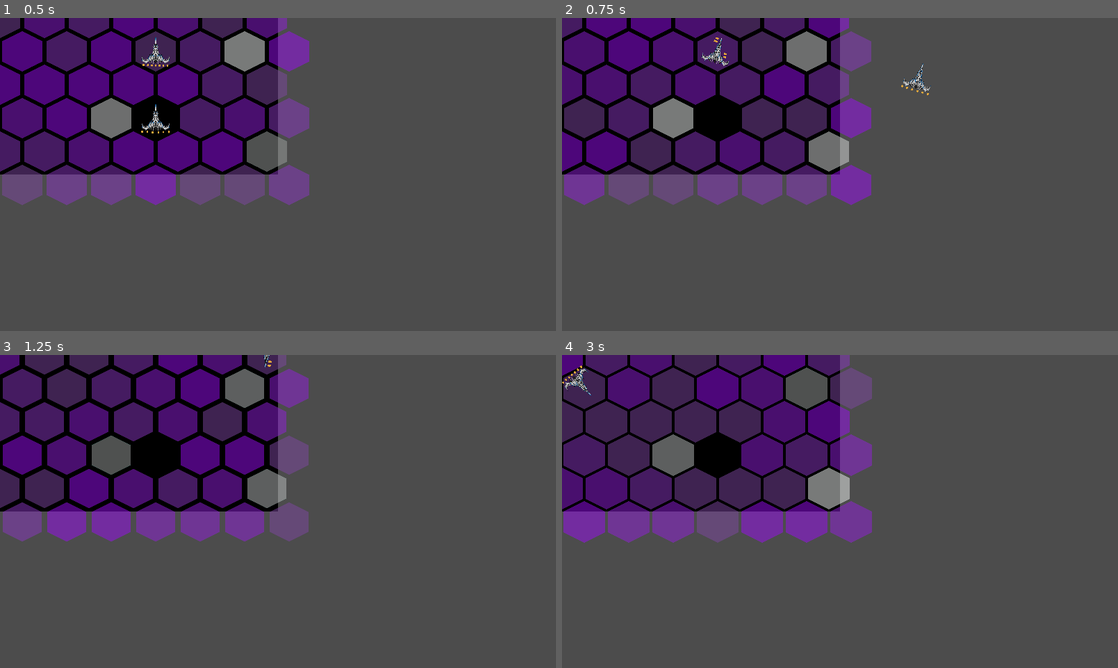
Above: before the commit, frames 1-4 (two rows, left to right).
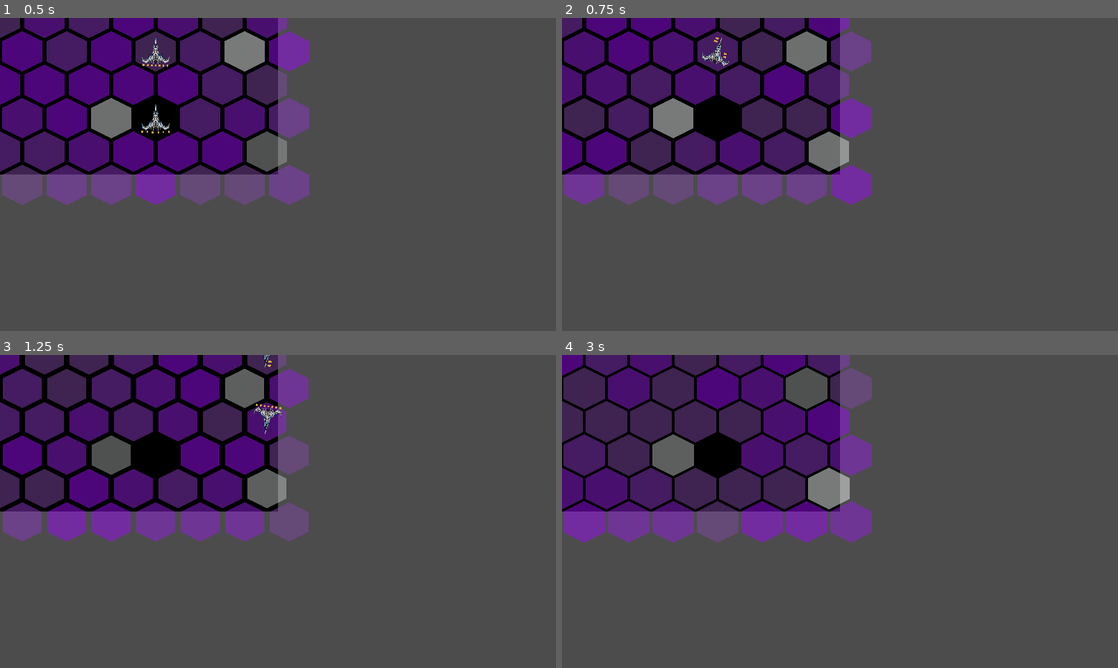
Above: after the commit, the same moments.

Repository: jacknick7/light-speed
Game: Godot game, scene res://Level.tscn
Two runs of this game, one before a commit and one after it. Both use one fixed random seed, a clock stepped at 60 frames per second and the inputs below. The project has no main scene, so this scene is started directly.
Inputs:
- Up to frame 1 (0.5 s): no input
- Up to frame 2 (0.75 s): hold Right (ui_right) from 0.53 s (still down); tap Space (ui_select) at 0.6 s
- Up to frame 3 (1.25 s): keep holding Right (ui_right); tap Space (ui_select) at 0.77, 1.07 s
- Up to frame 4 (3 s): release Right (ui_right) at 1.28 s; hold Left (ui_left) 1.28-2.03 s; tap Space (ui_select) at 1.35, 1.52, 1.82, 2.1, 2.85 s; hold Right (ui_right) from 2.03 s (still down)

Frame 1 is identical in both runs. In frame 2, 0.1% of the frame differs, in the area x 61-67%, y 14-25%; in frame 3, 0.1%, in the area x 45-51%, y 15-26%; in frame 4, 0.1%.

Commit message:
fixed Player movement in the matrix

Diff:
--- a/light-speed/Player.tscn
+++ b/light-speed/Player.tscn
@@ -26,6 +26,10 @@
 "speed": 5.0
 } ]
 
+[sub_resource type="CapsuleShape2D" id=3]
+radius = 25.4939
+height = 27.9095
+
 [sub_resource type="SpriteFrames" id=2]
 animations = [ {
 "frames": [ ExtResource( 1 ), ExtResource( 4 ) ],
@@ -34,29 +38,26 @@
 "speed": 5.0
 } ]
 
-[sub_resource type="CapsuleShape2D" id=3]
-radius = 25.4939
-height = 27.9095
-
-[node name="Player" type="KinematicBody2D"]
+[node name="Player" type="Node2D"]
 script = ExtResource( 7 )
 __meta__ = {
 "_edit_group_": true
 }
 
-[node name="AnimatedSprite" type="AnimatedSprite" parent="."]
+[node name="PlayerShip" type="KinematicBody2D" parent="."]
+
+[node name="AnimatedSprite" type="AnimatedSprite" parent="PlayerShip"]
 scale = Vector2( 0.1, 0.1 )
 frames = SubResource( 1 )
 animation = "turn_right"
 playing = true
 
-[node name="AnimatedSprite2" type="AnimatedSprite" parent="."]
-position = Vector2( 0, -192 )
+[node name="CollisionShape2D" type="CollisionShape2D" parent="PlayerShip"]
+shape = SubResource( 3 )
+
+[node name="PlayerShipNext" type="AnimatedSprite" parent="."]
 scale = Vector2( 0.1, 0.1 )
 frames = SubResource( 2 )
 animation = "idle"
 frame = 1
 playing = true
-
-[node name="CollisionShape2D" type="CollisionShape2D" parent="."]
-shape = SubResource( 3 )
--- a/light-speed/scripts/HexagonMatrix.gd
+++ b/light-speed/scripts/HexagonMatrix.gd
@@ -40,7 +40,7 @@
 				hexagon.set_type(make_choice())
 			hexagon_matrix.append(hexagon)
 			add_child(hexagon)
-	return Vector2(64 + int(hexagons_m / 2) * 128, int(hexagons_n / 2) * 96)
+	return Vector2(64 + int(hexagons_m / 2) * 128, int(hexagons_n / 2) * 96) # Fix the hardcoded 64
 
 
 func make_choice():
--- a/light-speed/scripts/Level.gd
+++ b/light-speed/scripts/Level.gd
@@ -6,7 +6,7 @@
 
 func _ready():
 	ini_position = $HexagonMatrix.build_matrix()
-	$Player.position = ini_position
+	$Player.set_position(ini_position)
 	print(str(ini_position))
 
 
--- a/light-speed/scripts/Player.gd
+++ b/light-speed/scripts/Player.gd
@@ -1,4 +1,4 @@
-extends KinematicBody2D
+extends Node2D
 
 
 var velocity
@@ -6,72 +6,78 @@
 
 
 func _ready():
-	$AnimatedSprite.animation = "idle"
+	$PlayerShip/AnimatedSprite.animation = "idle"
 	velocity = 0
+	update_position_easy()
+
 
 # TODO: adjust the multipliers to delta for best inherce feeling & control
-# TODO: add space Input makes ship jump
+# TODO: improve ship jump by adding its own animation & sound
 func _process(delta):
 	if Input.is_action_just_pressed("ui_select"):
-		#var dis_rotation = rotation - (PI / 2)
-		#var new_direction = Vector2(cos(dis_rotation),sin(dis_rotation))
-		# Normalize new_direction vector?
-		#var new_position = position + (new_direction * Vector2(256,192))
-		# Here new_position must be converted to the center of the nearest hexagon
-		position += new_position()
+		$PlayerShip.position += new_position()
+		update_position_easy()
 	elif Input.is_action_pressed("ui_right"):
-		$AnimatedSprite.animation = "turn_left"
-		velocity = min(velocity+(delta*0.25),max_velocity)
+		$PlayerShip/AnimatedSprite.animation = "turn_left"
+		velocity = min(velocity + (delta * 0.25), max_velocity)
 	elif Input.is_action_pressed("ui_left"):
-		$AnimatedSprite.animation = "turn_right"
-		velocity = max(velocity-(delta*0.25),-max_velocity)
+		$PlayerShip/AnimatedSprite.animation = "turn_right"
+		velocity = max(velocity - (delta * 0.25), -max_velocity)
 	else:
-		$AnimatedSprite.animation = "idle"
+		$PlayerShip/AnimatedSprite.animation = "idle"
 		if velocity > 0:
-			velocity = max(velocity-(delta*0.25),0)
+			velocity = max(velocity - (delta * 0.25), 0)
 		elif velocity < 0:
-			velocity = min(velocity+(delta*0.25),0)
+			velocity = min(velocity + (delta * 0.25), 0)
 	if velocity != 0:
-		rotation += velocity
+		$PlayerShip.rotation += velocity
 		# Make rotation between [0,2*PI]
-		if rotation > 2 * PI:
-			rotation -= 2 * PI
-		elif rotation < 0:
-			rotation += 2 * PI
+		if $PlayerShip.rotation > 2 * PI:
+			$PlayerShip.rotation -= 2 * PI
+		elif $PlayerShip.rotation < 0:
+			$PlayerShip.rotation += 2 * PI
 		update_position_easy()
 	#print(str(rotation))
 
-# TODO: fix this
+
 func update_position_easy():
 	var new_pos = new_position()
-	print(str(rotation) + ' ' + str(new_pos))
-	$AnimatedSprite2.position = position + new_pos
+	#print(str($PlayerShip.rotation) + ' ' + str(new_pos))
+	$PlayerShipNext.rotation = $PlayerShip.rotation
+	$PlayerShipNext.position = $PlayerShip.position + new_pos
 
 
+# TODO: find out why the ship's position starts deviating from the center of the hexagon
+# after some displacements
 func new_position():
 	var new_pos
-	if rotation >= (PI / 12) && rotation < (PI / 4):
+	if $PlayerShip.rotation >= (PI / 12) && $PlayerShip.rotation < (PI / 4):
 		new_pos = Vector2(128,-192)
-	elif rotation >= (PI / 4) && rotation < ((5 * PI) / 12):
+	elif $PlayerShip.rotation >= (PI / 4) && $PlayerShip.rotation < ((5 * PI) / 12):
 		new_pos = Vector2(192,-92)
-	elif rotation >= ((5 * PI) / 12) && rotation < ((7 * PI) / 12):
+	elif $PlayerShip.rotation >= ((5 * PI) / 12) && $PlayerShip.rotation < ((7 * PI) / 12):
 		new_pos = Vector2(256,0)
-	elif rotation >= ((7 * PI) / 12) && rotation < ((3 * PI) / 4):
+	elif $PlayerShip.rotation >= ((7 * PI) / 12) && $PlayerShip.rotation < ((3 * PI) / 4):
 		new_pos = Vector2(192,92)
-	elif rotation >= ((3 * PI) / 4) && rotation < ((11 * PI) / 12):
+	elif $PlayerShip.rotation >= ((3 * PI) / 4) && $PlayerShip.rotation < ((11 * PI) / 12):
 		new_pos = Vector2(128,192)
-	elif rotation >= ((11 * PI) / 12) && rotation < ((13 * PI) / 12):
+	elif $PlayerShip.rotation >= ((11 * PI) / 12) && $PlayerShip.rotation < ((13 * PI) / 12):
 		new_pos = Vector2(0,192)
-	elif rotation >= ((13 * PI) / 12) && rotation < ((5 * PI) / 4):
+	elif $PlayerShip.rotation >= ((13 * PI) / 12) && $PlayerShip.rotation < ((5 * PI) / 4):
 		new_pos = Vector2(-128,192)
-	elif rotation >= ((5 * PI) / 4) && rotation < ((17 * PI) / 12):
+	elif $PlayerShip.rotation >= ((5 * PI) / 4) && $PlayerShip.rotation < ((17 * PI) / 12):
 		new_pos = Vector2(-192,92)
-	elif rotation >= ((17 * PI) / 12) && rotation < ((19 * PI) / 12):
+	elif $PlayerShip.rotation >= ((17 * PI) / 12) && $PlayerShip.rotation < ((19 * PI) / 12):
 		new_pos = Vector2(-256,0)
-	elif rotation >= ((19 * PI) / 12) && rotation < ((7 * PI) / 4):
+	elif $PlayerShip.rotation >= ((19 * PI) / 12) && $PlayerShip.rotation < ((7 * PI) / 4):
 		new_pos = Vector2(-192,-92)
-	elif rotation >= ((7 * PI) / 4) && rotation < ((23 * PI) / 12):
+	elif $PlayerShip.rotation >= ((7 * PI) / 4) && $PlayerShip.rotation < ((23 * PI) / 12):
 		new_pos = Vector2(-128,-192)
-	else: # rotation in [(23 * PI) / 12, PI / 12)
+	else: # $PlayerShip.rotation in [(23 * PI) / 12, PI / 12)
 		new_pos = Vector2(0,-192)
 	return new_pos
+
+
+func set_position(pos):
+	$PlayerShip.position = pos
+	update_position_easy()
